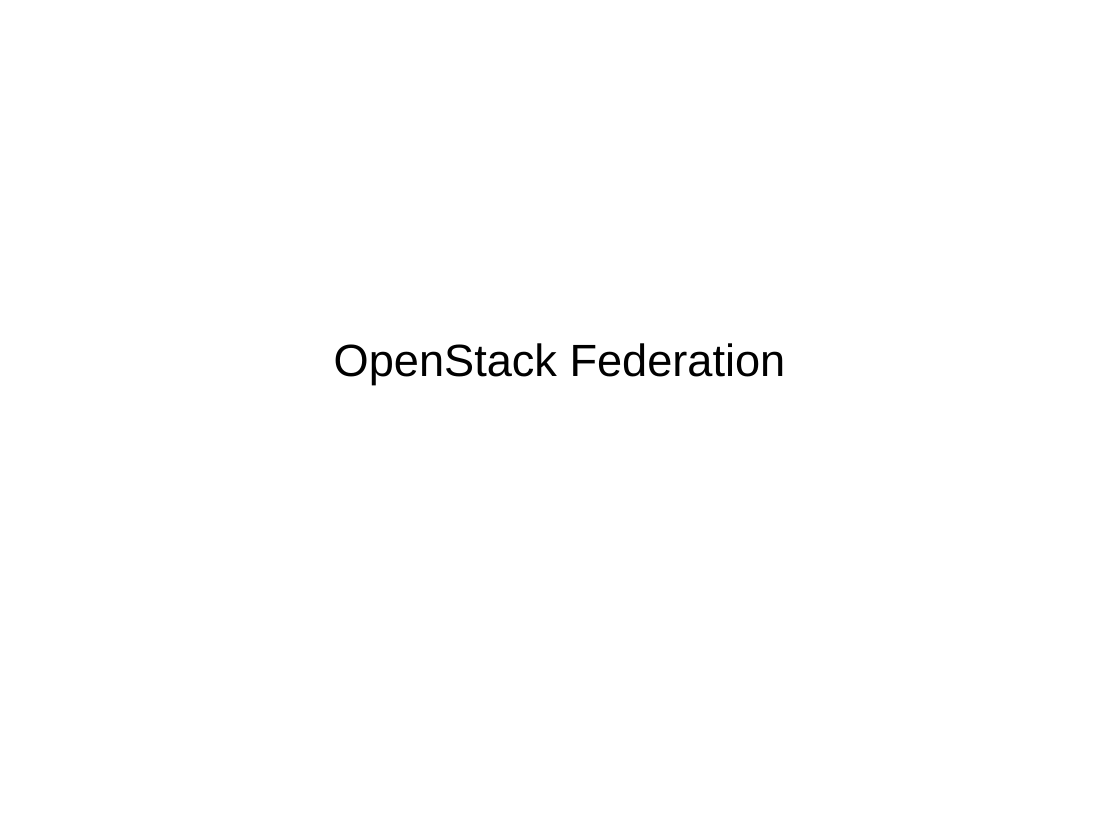
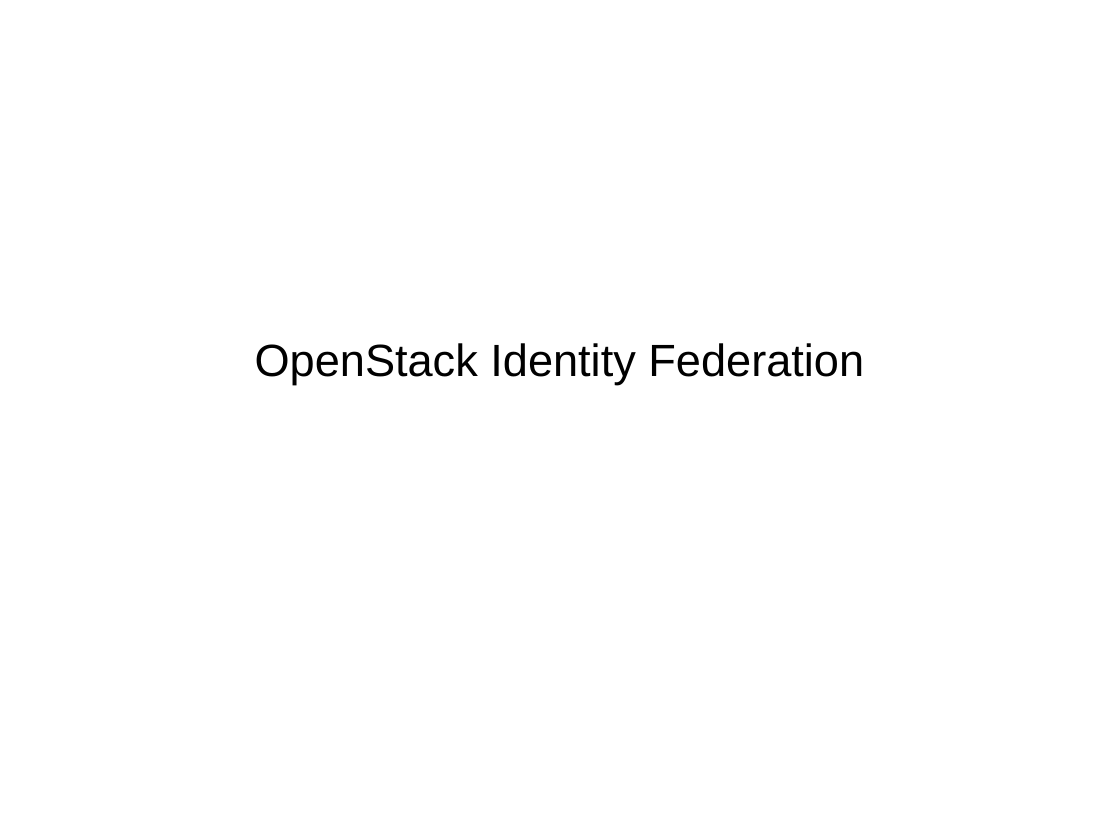
Before and after one commit to joesavak/OpenStackFederation, a slide deck: slide 1 of os-federation.odp. Drawn at 1120x840 pixels with LibreOffice and Linux fonts; fonts in the diff are those of the drawing. Boxes give left, top, right and bottom in pixels: in the first picture for what was removed or moved away, otherwise in the second. Text is boxed around its words. In the diff, an @@ line names an element or a change of style, - is before the commit and + after.

```diff
--- a/os-federation.odp
+++ b/os-federation.odp
@@ subtitle at (255, 343, 864, 385): text changed @@
-OpenStack Federation
+OpenStack Identity Federation
```
Also in this commit, not shown: 5 other slides changed, 1 slide added.
